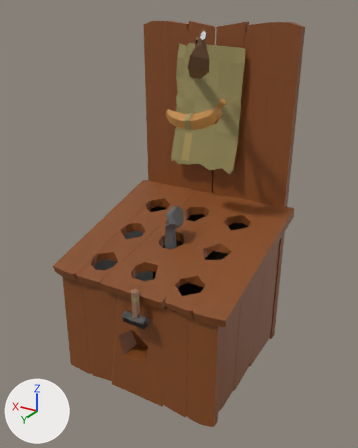
One commit to the FBX model TreasureDefence/Assets/Models/ArcadeMachines/TD_Model_WhackAMonkey.fbx: the scene before it, then after it.
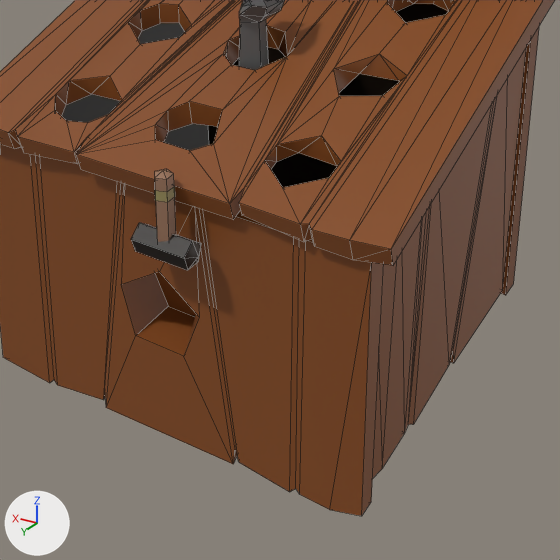
Each version appears first whole from a 50 mm camera at (0.0187, -0.0185, 0.0618) aimed at (0.0523, -0.0744, 0.0338), and next in a close-up on the part from 19% to 82% of the width and 49% to 99% of the height. The lights are fixed; the arrows at lower left show +X, +Y and +Z. The close-ups show mesh edges as thin lines. Where no turn or scale is listed for an object, it has been applied to the vertices.

Names of what the first close-up shows: 'BackPplanks', 'FrontPlanks', 'Hammer', 'InsideBox', 'Monkeyhand', 'RightPlanks', 'Rope', 'TopPlanks'.
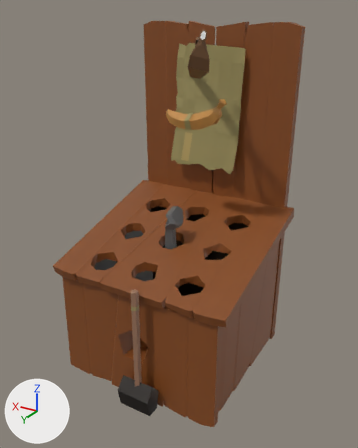
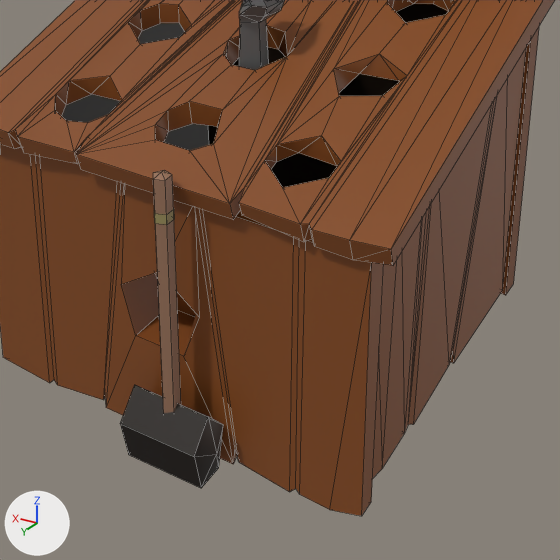
Commit message: Corrected Hammer

The change, as a diff of the scene's bpy script:
```diff
--- a/TreasureDefence/Assets/Models/ArcadeMachines/TD_Model_WhackAMonkey.fbx.py
+++ b/TreasureDefence/Assets/Models/ArcadeMachines/TD_Model_WhackAMonkey.fbx.py
@@ me_mesh @@
 me_mesh.from_pydata(...)  # 23 vertices, 25 faces; spans x -0.00199..0.00199, y -0.00079..0.00079, z -0.00259..0.00259
 # used by ob_hammer; location = (0.05178, -0.0626, 0.02665)
 # verts and faces of me_mesh; kept vertices keep their numbers, new ones are numbered from 23
 # before: 0 (0.00018, 0.00051, -0.00164), 1 (-0.00042, 0.00032, -0.00164), 2 (-0.00042, -0.00032, -0.00164), 3 (0.00018, -0.00051, -0.00164), 4 (0.00056, 0.0, -0.00164)
 # before: 5 (0.00018, 0.00051, 0.00237) at pixel (154, 177), 6 (-0.00042, 0.00032, 0.00237) at pixel (166, 179), 7 (-0.00042, -0.00032, 0.00237) at pixel (173, 173), 8 (0.00018, -0.00051, 0.00237) at pixel (166, 168), 9 (0.00056, 0.0, 0.00237) at pixel (154, 171)
+# me_mesh part 1: the loose piece of 12 vertices spanning x -0.00199..0.00199, y -0.00079..0.00079, z -0.00259..-0.00109 is deleted
+# me_mesh part 2
+delete_vertices([*range(0, 5)])  # with the faces that use them
+for new, old in zip([*range(23, 28)], [*range(5, 10)]): verts[new] = verts[old] + (0.0, 0.0, -0.01645)
+faces += [(5, 23, 24, 6), (6, 24, 25, 7), (7, 25, 26, 8), (8, 26, 27, 9), (5, 9, 27, 23)]
 me_mesh.materials.append(mat_material_023)
-me_mesh.materials.append(mat_material_031)  # black #180c02
@@ me_mesh_002_1 @@
+me_mesh_002_1.from_pydata(...)  # a UV sphere (5 segments, 3 rings, poles along x) spanning x -0.00297..0.00292, y -0.00145..0.00145, z -0.00434..0.0
+me_mesh_002_1.materials.append(mat_material_031)  # black #180c02
@@ ob_rope @@
 ob_rope = bpy.data.objects.new('Rope', me_mesh_001)
-ob_rope.location = (0.05178, -0.0626, 0.02604)
+ob_rope.location = (0.05197, -0.06301, 0.0267)
@@ ob_hammer @@
 ob_hammer = bpy.data.objects.new('Hammer', me_mesh)
-ob_hammer.location = (0.05178, -0.0626, 0.02665)
+ob_hammer.location = (0.05178, -0.06247, 0.02665)
@@ ob_hammerhead @@
+ob_hammerhead = bpy.data.objects.new('HammerHead', me_mesh_002_1)
+ob_hammerhead.location = (0.0518, -0.06247, 0.01463)
```

Where the change shows, as pixel boxes [x1, y1, x2, y2] in the close-ups (560 x 560 px; the box of a moved part takes in the faces that stretch with it):
'HammerHead', added (black)
    after: [120, 385, 223, 488]
'Hammer', reshaped, moved
    before: [131, 169, 201, 270]
    after: [153, 170, 181, 413]
'Rope', moved
    before: [155, 186, 175, 202]
    after: [154, 209, 175, 225]
part 1 of me_mesh, deleted
    before: [131, 223, 201, 270]
part 2 of me_mesh, moved or reshaped
    before: [155, 174, 176, 242]
    after: [153, 176, 181, 413]
